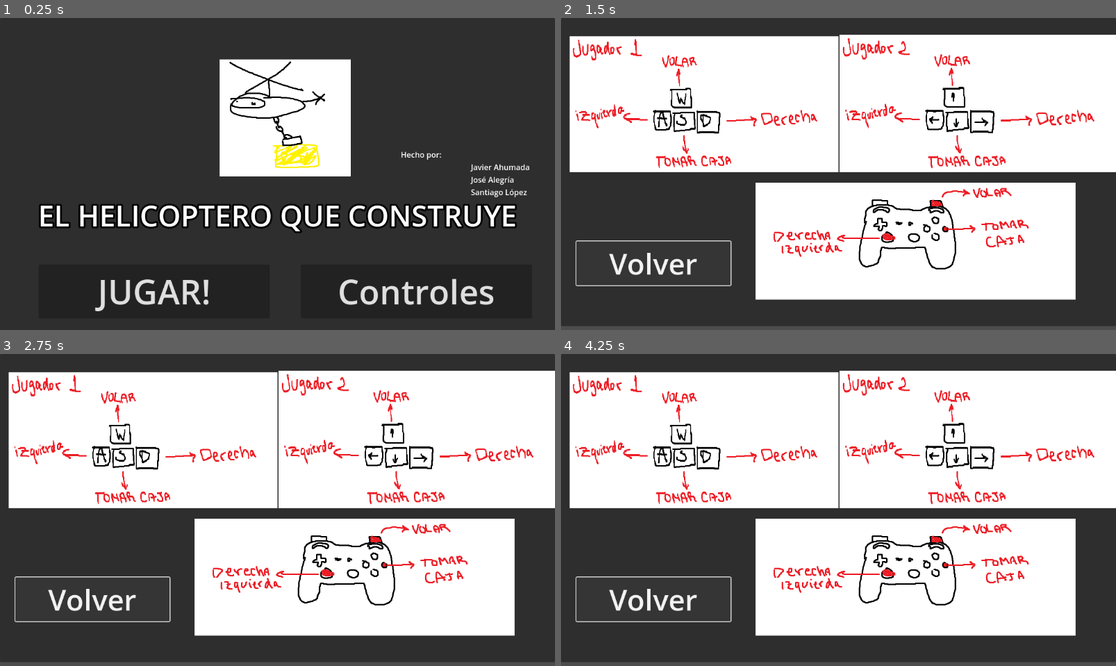
Above: before the commit, frames 1-4 (two rows, left to right).
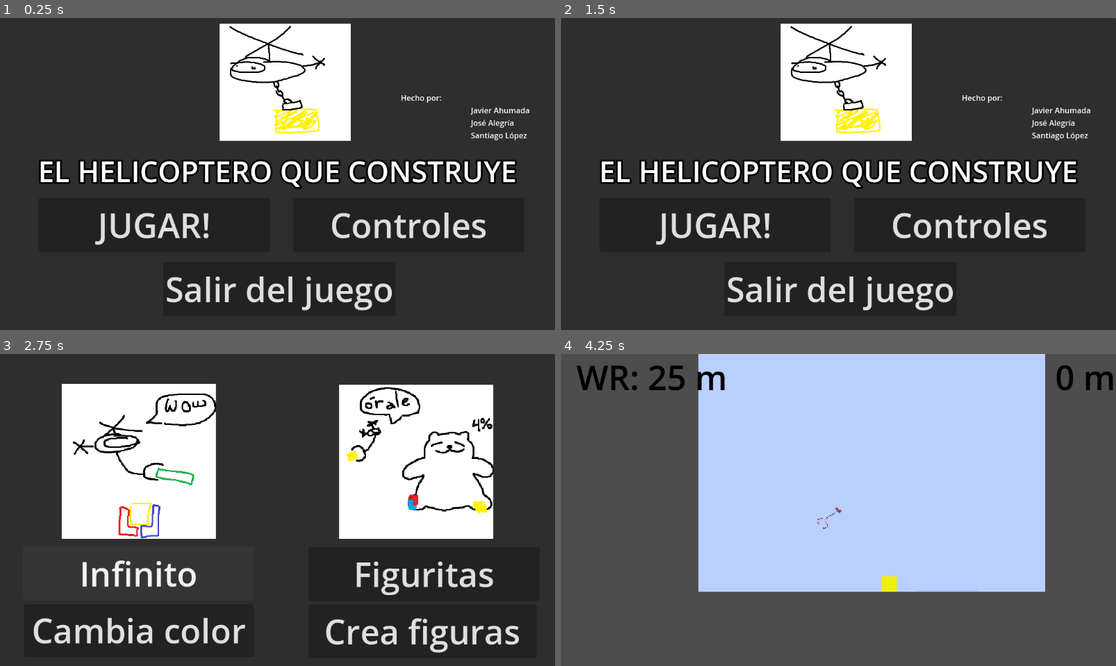
Above: after the commit, the same moments.

Repository: javierahumadac/helicoptero-constructor
Game: Godot game, scene res://scenes/menus/main menu/main_menu.tscn
The game is run twice, just before and just after one commit, with the same random seed, the same clock (stepped at 60 frames per second) and the same inputs.
Inputs:
- Up to frame 1 (0.25 s): no input
- Up to frame 2 (1.5 s): click "Controles" at 0.5 s; click "Volver" at 1.25 s
- Up to frame 3 (2.75 s): click "Volver" (after the commit: "JUGAR!") at 2 s
- Up to frame 4 (4.25 s): click "Volver" (after the commit: "Infinito") at 2.75 s; hold D (right-0) from 3.53 s (still down); tap E (agarrar_caja-0) at 3.6 s; tap W (fly_up-0) at 3.77 s

The runs differ from the first frame. In frame 1, 18% of the frame differs, in the area x 7-96%, y 1-94%; in frame 2, 63%; in frame 3, 52%; in frame 4, 95%, in the area x 0-100%, y 0-99%.

Commit message:
cambios main menu: conexión a cambio de color y creación de formas

Diff:
--- a/project.godot
+++ b/project.godot
@@ -46,6 +46,11 @@
 "events": [Object(InputEventKey,"resource_local_to_scene":false,"resource_name":"","device":-1,"window_id":0,"alt_pressed":false,"shift_pressed":false,"ctrl_pressed":false,"meta_pressed":false,"pressed":false,"keycode":0,"physical_keycode":69,"key_label":0,"unicode":101,"echo":false,"script":null)
 ]
 }
+esq={
+"deadzone": 0.5,
+"events": [Object(InputEventKey,"resource_local_to_scene":false,"resource_name":"","device":-1,"window_id":0,"alt_pressed":false,"shift_pressed":false,"ctrl_pressed":false,"meta_pressed":false,"pressed":false,"keycode":0,"physical_keycode":4194305,"key_label":0,"unicode":0,"echo":false,"script":null)
+]
+}
 
 [rendering]
 
--- a/scenes/menus/main menu/main_menu.gd
+++ b/scenes/menus/main menu/main_menu.gd
@@ -17,3 +17,7 @@
 
 func _on_button_2_pressed():
 	get_tree().change_scene_to_file("res://scenes/menus/menu controles/menucontroles.tscn")
+
+
+func _on_button_3_pressed():
+	get_tree().quit()
--- a/scenes/menus/main menu/main_menu.tscn
+++ b/scenes/menus/main menu/main_menu.tscn
@@ -19,9 +19,9 @@
 
 [node name="Label" type="Label" parent="."]
 layout_mode = 0
-offset_top = 368.0
+offset_top = 276.0
 offset_right = 1152.0
-offset_bottom = 464.0
+offset_bottom = 372.0
 theme_override_colors/font_color = Color(1, 1, 1, 1)
 theme_override_colors/font_outline_color = Color(0, 0, 0, 1)
 theme_override_constants/outline_size = 15
@@ -34,31 +34,40 @@
 [node name="Button" type="Button" parent="."]
 layout_mode = 0
 offset_left = 80.0
-offset_top = 512.0
+offset_top = 374.0
 offset_right = 560.0
-offset_bottom = 624.0
+offset_bottom = 486.0
 theme_override_font_sizes/font_size = 70
 text = "JUGAR!"
 
 [node name="Button2" type="Button" parent="."]
 layout_mode = 0
-offset_left = 624.0
-offset_top = 512.0
-offset_right = 1104.0
-offset_bottom = 624.0
+offset_left = 608.0
+offset_top = 374.0
+offset_right = 1088.0
+offset_bottom = 486.0
 theme_override_font_sizes/font_size = 70
 text = "Controles"
 
+[node name="Button3" type="Button" parent="."]
+layout_mode = 0
+offset_left = 339.0
+offset_top = 507.0
+offset_right = 819.0
+offset_bottom = 619.0
+theme_override_font_sizes/font_size = 70
+text = "Salir del juego"
+
 [node name="Logo" type="Sprite2D" parent="."]
-position = Vector2(592, 208)
+position = Vector2(592, 134)
 texture = ExtResource("2_dvdog")
 
 [node name="Label2" type="Label" parent="."]
 layout_mode = 0
 offset_left = 832.0
-offset_top = 272.0
+offset_top = 154.0
 offset_right = 1100.0
-offset_bottom = 373.0
+offset_bottom = 255.0
 text = "Hecho por:
                                    Javier Ahumada
                                    José Alegría
@@ -66,3 +75,4 @@
 
 [connection signal="pressed" from="Button" to="." method="_on_button_pressed"]
 [connection signal="pressed" from="Button2" to="." method="_on_button_2_pressed"]
+[connection signal="pressed" from="Button3" to="." method="_on_button_3_pressed"]
--- a/scenes/menus/menu controles/menucontroles.gd
+++ b/scenes/menus/menu controles/menucontroles.gd
@@ -12,4 +12,4 @@
 
 
 func _on_button_button_down():
-	get_tree().change_scene_to_file("res://main_menu.tscn")
+	get_tree().change_scene_to_file("res://scenes/menus/main menu/main_menu.tscn")
--- a/scenes/menus/menu juegos/GameSelect.gd
+++ b/scenes/menus/menu juegos/GameSelect.gd
@@ -17,3 +17,12 @@
 
 func _on_button_pressed():
 	get_tree().change_scene_to_file("res://scenes/modos/infinite_building/mundo.tscn")
+
+
+
+func _on_button_3_pressed():
+	get_tree().change_scene_to_file("res://scenes/test/test_change_color.tscn")
+
+
+func _on_button_4_pressed():
+	get_tree().change_scene_to_file("res://scenes/test/test_create_figures.tscn")
--- a/scenes/menus/menu juegos/GameSelect.tscn
+++ b/scenes/menus/menu juegos/GameSelect.tscn
@@ -30,11 +30,29 @@
 [node name="Button2" type="Button" parent="Panel"]
 layout_mode = 0
 offset_left = 640.0
-offset_top = 392.0
+offset_top = 401.0
 offset_right = 1120.0
-offset_bottom = 504.0
+offset_bottom = 513.0
 theme_override_font_sizes/font_size = 70
 text = "Figuritas"
+
+[node name="Button3" type="Button" parent="Panel"]
+layout_mode = 0
+offset_left = 50.0
+offset_top = 520.0
+offset_right = 527.0
+offset_bottom = 629.0
+theme_override_font_sizes/font_size = 70
+text = "Cambia color"
+
+[node name="Button4" type="Button" parent="Panel"]
+layout_mode = 0
+offset_left = 640.0
+offset_top = 521.0
+offset_right = 1114.0
+offset_bottom = 631.0
+theme_override_font_sizes/font_size = 70
+text = "Crea figuras"
 
 [node name="Endless" type="Sprite2D" parent="."]
 position = Vector2(288.188, 223.188)
@@ -48,3 +66,5 @@
 
 [connection signal="pressed" from="Panel/Button" to="." method="_on_button_pressed"]
 [connection signal="pressed" from="Panel/Button2" to="." method="_on_button_2_pressed"]
+[connection signal="pressed" from="Panel/Button3" to="." method="_on_button_3_pressed"]
+[connection signal="pressed" from="Panel/Button4" to="." method="_on_button_4_pressed"]
--- /dev/null
+++ b/scenes/menus/menu pausa/pause_menu.tscn
@@ -0,0 +1,46 @@
+[gd_scene load_steps=2 format=3 uid="uid://u312lwca8fa8"]
+
+[ext_resource type="Script" path="res://scenes/menus/menu pausa/pausemenu.gd" id="1_ro4n6"]
+
+[node name="PauseMenu" type="Control"]
+process_mode = 3
+layout_mode = 3
+anchors_preset = 15
+anchor_right = 1.0
+anchor_bottom = 1.0
+grow_horizontal = 2
+grow_vertical = 2
+script = ExtResource("1_ro4n6")
+
+[node name="Panel" type="Panel" parent="."]
+layout_mode = 0
+offset_right = 326.0
+offset_bottom = 176.0
+
+[node name="Button" type="Button" parent="Panel"]
+layout_mode = 0
+offset_left = 46.0
+offset_top = 31.0
+offset_right = 278.0
+offset_bottom = 62.0
+text = "Continuar"
+
+[node name="Button2" type="Button" parent="Panel"]
+layout_mode = 0
+offset_left = 46.0
+offset_top = 72.0
+offset_right = 278.0
+offset_bottom = 103.0
+text = "Volver a selección de Modo"
+
+[node name="Button3" type="Button" parent="Panel"]
+layout_mode = 0
+offset_left = 46.0
+offset_top = 116.0
+offset_right = 278.0
+offset_bottom = 147.0
+text = "Volver a menú principal"
+
+[connection signal="pressed" from="Panel/Button" to="." method="_on_button_pressed"]
+[connection signal="pressed" from="Panel/Button2" to="." method="_on_button_2_pressed"]
+[connection signal="pressed" from="Panel/Button3" to="." method="_on_button_3_pressed"]
--- /dev/null
+++ b/scenes/menus/menu pausa/pausemenu.gd
@@ -0,0 +1,29 @@
+extends Control
+
+func _process(delta):
+	test_esc()
+
+func _on_button_2_pressed():
+	get_tree().change_scene_to_file("res://scenes/menus/menu juegos/GameSelect.tscn")
+
+
+func _on_button_3_pressed():
+	get_tree().change_scene_to_file("res://scenes/menus/main menu/main_menu.tscn")
+
+
+func resume():
+	get_tree().paused = false
+
+func pause():
+	get_tree().paused = true
+
+func test_esc():
+	if Input.is_action_just_pressed("esq") and !get_tree().paused:
+		pause()
+	else:
+		resume()
+
+
+
+func _on_button_pressed():
+	resume()
